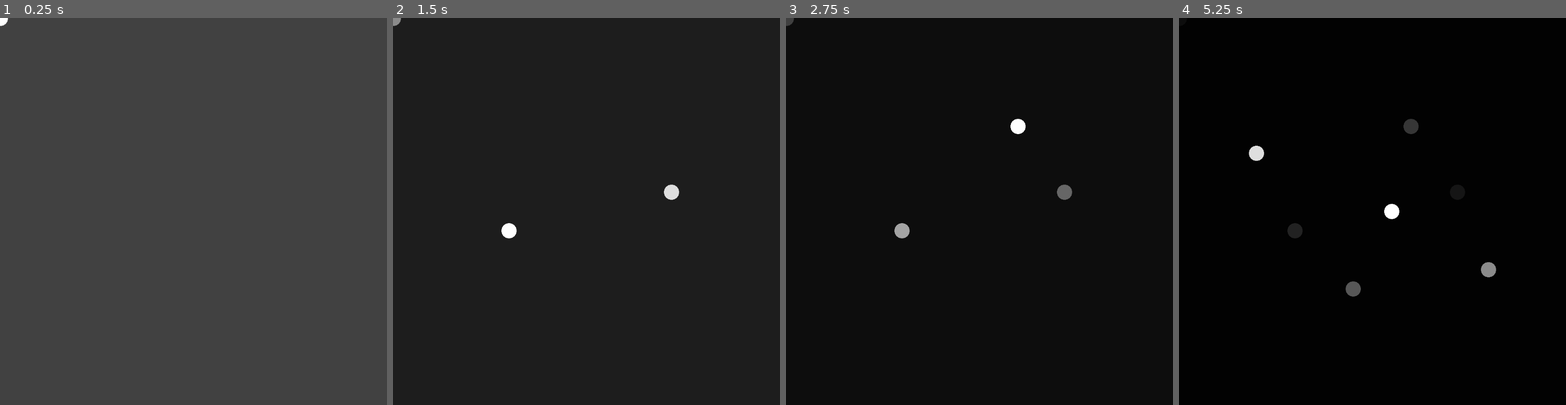
Above: before the commit, frames 1-4 (left to right).
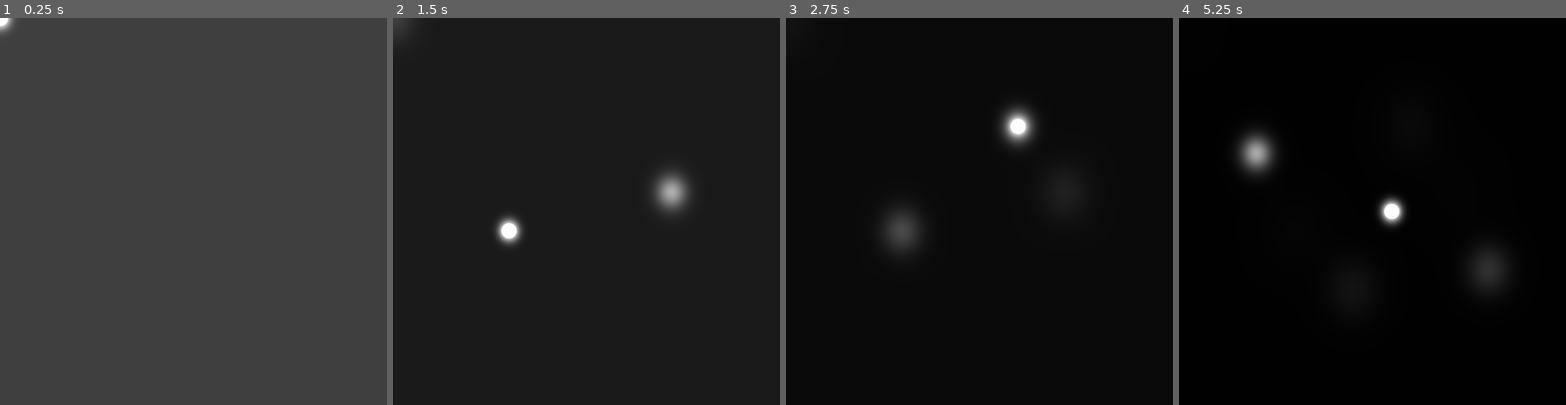
Above: after the commit, the same moments.

Repository: notapixelstudio/simulation-shader
Game: Godot game, scene res://Main.tscn
Two runs of this game, one before a commit and one after it. Both use one fixed random seed, a clock stepped at 60 frames per second and the inputs below. The engine's default icon, where the game draws it, is replaced by a stand-in: a white triangle on a blue panel in a dark square.
Inputs (mouse positions are in pixels of both pictures, inside the frame that each line leads up to):
- Up to frame 1 (0.25 s): no input
- Up to frame 2 (1.5 s): tap Enter at 0.5 s; move the mouse to (671, 192) at 0.52 s; move the mouse to (509, 230) at 1.27 s
- Up to frame 3 (2.75 s): move the mouse to (1018, 126) at 2.02 s
- Up to frame 4 (5.25 s): move the mouse to (1353, 288) at 2.77 s; move the mouse to (1488, 269) at 3.52 s; move the mouse to (1256, 153) at 4.27 s; move the mouse to (1391, 211) at 5.02 s

The runs differ from the first frame. In frame 1, less than 0.1% of the frame differs, in the area x 0-4%, y 0-4%; in frame 2, 1.2%; in frame 3, 1.5%; in frame 4, 2.3%, in the area x 14-85%, y 26-72%.

Commit message:
blur to diffuse

Diff:
--- a/Main.tscn
+++ b/Main.tscn
@@ -10,10 +10,11 @@
 uniform float height = 200.0;
 uniform vec2 draw_pos = vec2(0.0,0.0);
 uniform float point_radius = 20.0;
+uniform float blur = 2.0;
 
 void fragment(){
 	vec2 pos = vec2(draw_pos.x/width, draw_pos.y/height);
-	COLOR = 0.99*texture(TEXTURE, UV);
+	COLOR = 0.99*textureLod(SCREEN_TEXTURE, SCREEN_UV, blur);
 	vec3 new = vec3(step(distance(UV, pos), point_radius/width));
 	COLOR = max(vec4(new,1.0), COLOR);
 }"
@@ -24,6 +25,7 @@
 shader_param/height = 200.0
 shader_param/draw_pos = Vector2( 0, 0 )
 shader_param/point_radius = 20.0
+shader_param/blur = 2.0
 
 [node name="Main" type="Control"]
 anchor_right = 1.0
